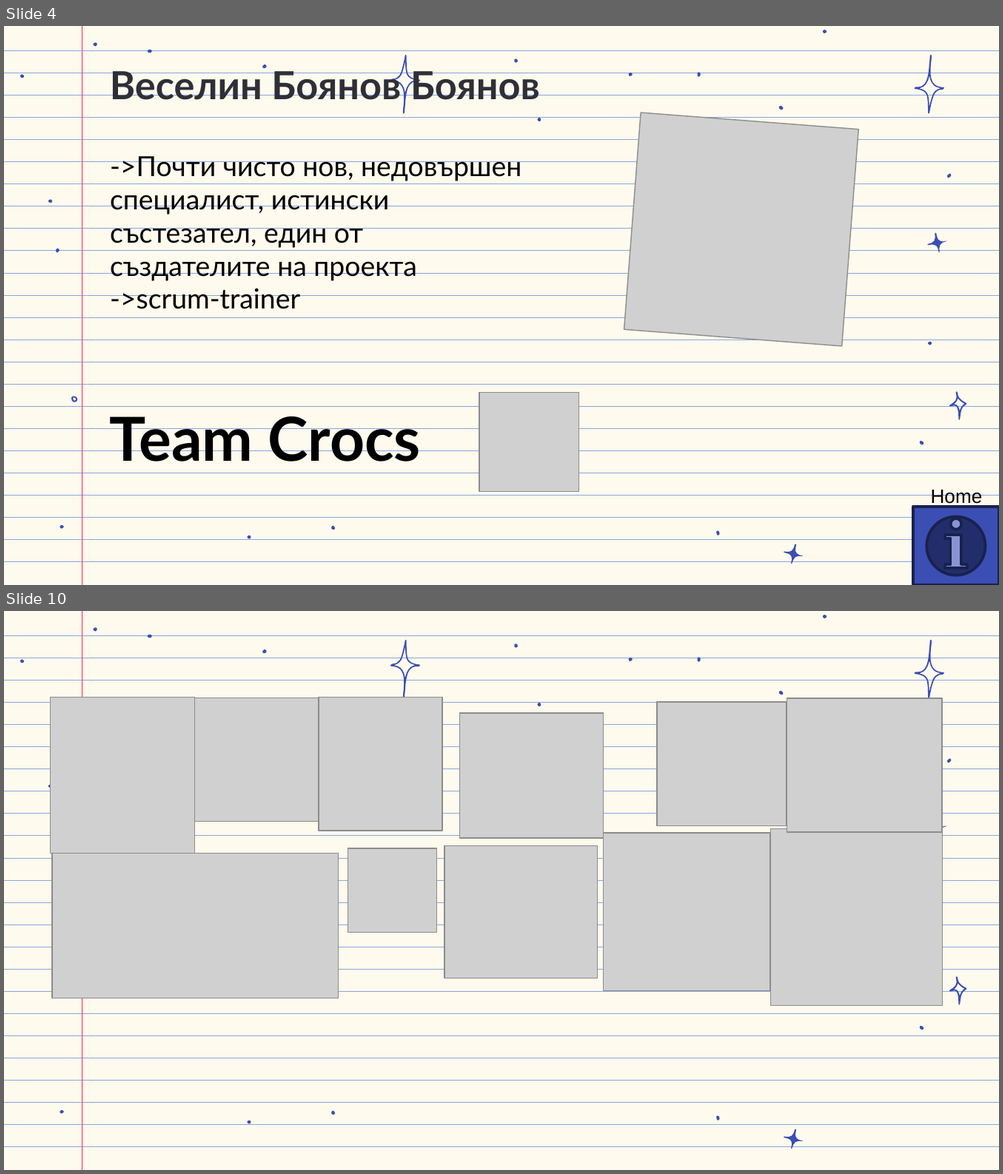
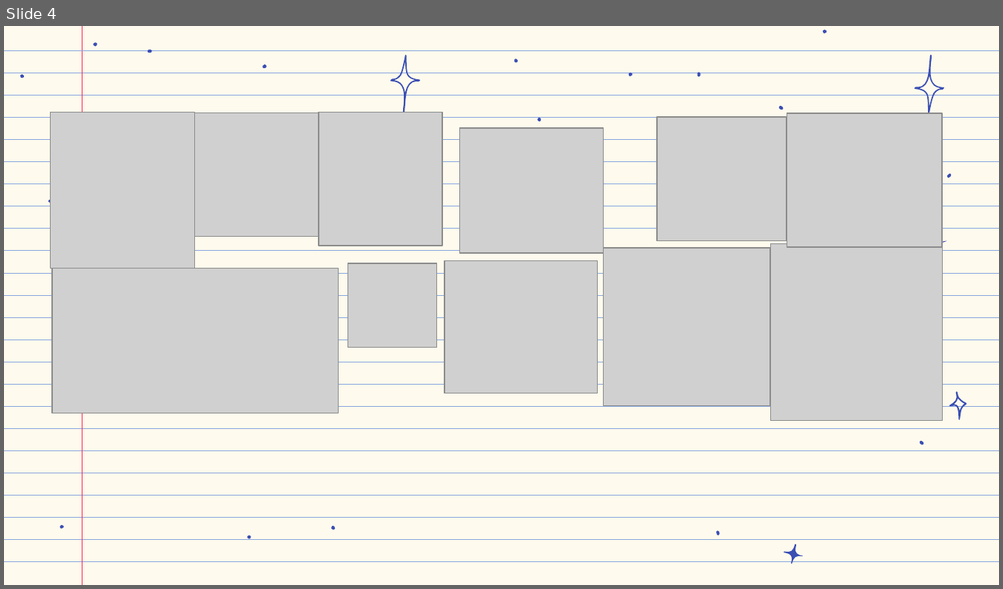
Before and after one commit to codingburgas/school-project-assignment-crocs, a slide deck: DigitalSchool documents/CrocsPresentation.pptx. Shown one above the other, each under a label of ours: slides 4 and 10 before the commit, slide 4 after it; the slides between them are not shown. The pictures are 1003x1174 and 1003x589 pixels, drawn with LibreOffice and Linux fonts; fonts in the diff are those of the drawing; grey boxes stand for pictures; background and template pictures are left out. Boxes give left, top, right and bottom in pixels: in the first picture for what was removed or moved away, otherwise in the second. Text is boxed around its words. In the diff, an @@ line names an element or a change of style, - is before the commit and + after.

```diff
--- a/DigitalSchool documents/CrocsPresentation.pptx
+++ b/DigitalSchool documents/CrocsPresentation.pptx
@@ slide 4 removed at (x1=4, y1=26, x2=999, y2=585), background #FEFAED; not listed: 49 template elements that a slide beside it also shows @@
@@ text removed at (x1=110, y1=71, x2=540, y2=100) @@
-Веселин Боянов Боянов
@@ picture removed at (x1=623, y1=113, x2=859, y2=346) @@
@@ text removed at (x1=110, y1=156, x2=521, y2=309) @@
-->Почти чисто нов, недовършен специалист, истински състезател, един от създателите на проекта
-->scrum-trainer
@@ freeform shape removed at (x1=56, y1=249, x2=60, y2=252) @@
@@ freeform shape removed at (x1=927, y1=342, x2=931, y2=345) @@
@@ freeform shape removed at (x1=71, y1=396, x2=77, y2=402) @@
@@ picture removed at (x1=479, y1=393, x2=579, y2=492) @@
@@ text removed at (x1=110, y1=417, x2=421, y2=462) @@
-Team Crocs
@@ text removed at (x1=930, y1=490, x2=982, y2=508) @@
-Home
@@ action button information removed at (x1=913, y1=507, x2=999, y2=585) @@
@@ what was slide 10 is now slide 4 @@
```
Also in this commit, not shown: 1 slide changed, 5 other slides removed, 1 other file.
